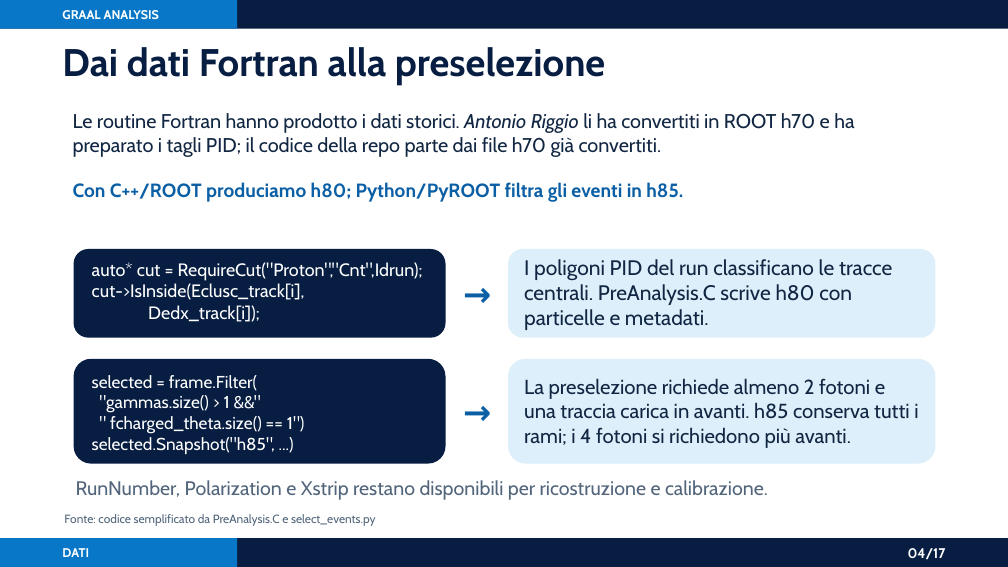
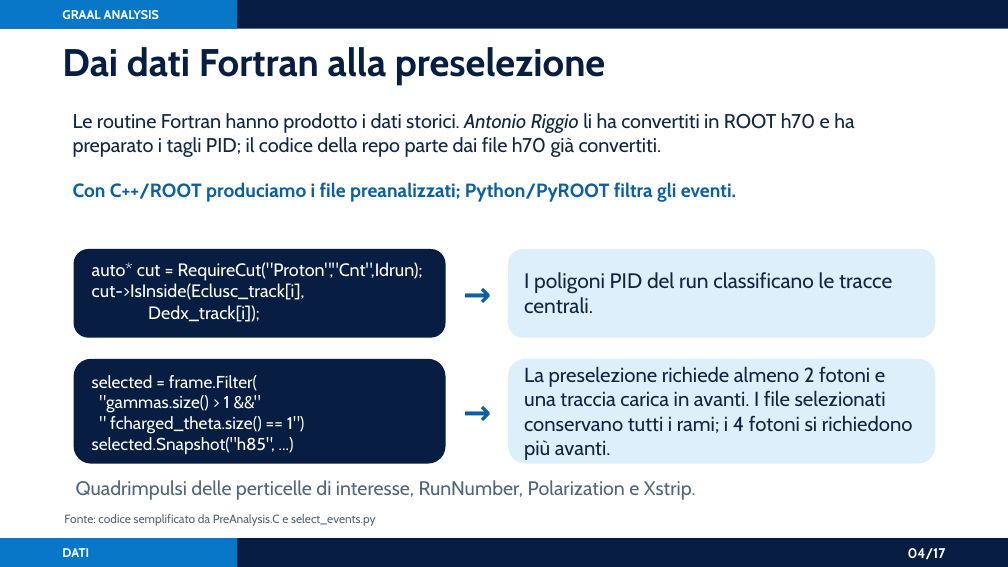
Before and after one commit to AntoninoFulci/GRAAL_Analysis, a slide deck: slide 4 of presentations/graal_analysis_framework_asimmetrie.pptx. Drawn at 1008x567 pixels with LibreOffice and Linux fonts; fonts in the diff are those of the drawing. Boxes give left, top, right and bottom in pixels: in the first picture for what was removed or moved away, otherwise in the second. Text is boxed around its words. In the diff, an @@ line names an element or a change of style, - is before the commit and + after.

```diff
--- a/presentations/graal_analysis_framework_asimmetrie.pptx
+++ b/presentations/graal_analysis_framework_asimmetrie.pptx
@@ text at <box>73,182,736,202</box>: text changed @@
-Con C++/ROOT produciamo h80; Python/PyROOT filtra gli eventi in h85.
+Con C++/ROOT produciamo i file preanalizzati; Python/PyROOT filtra gli eventi.
@@ text at <box>524,272,892,314</box>: text changed @@
-I poligoni PID del run classificano le tracce centrali. PreAnalysis.C scrive h80 con particelle e metadati.
+I poligoni PID del run classificano le tracce centrali.
@@ text at <box>524,366,913,460</box>: text changed @@
-La preselezione richiede almeno 2 fotoni e una traccia carica in avanti. h85 conserva tutti i rami; i 4 fotoni si richiedono più avanti.
+La preselezione richiede almeno 2 fotoni e una traccia carica in avanti. I file selezionati conservano tutti i rami; i 4 fotoni si richiedono più avanti.
@@ text at <box>76,480,696,500</box>: text changed @@
-RunNumber, Polarization e Xstrip restano disponibili per ricostruzione e calibrazione.
+Quadrimpulsi delle perticelle di interesse, RunNumber, Polarization e Xstrip.
```
Also in this commit, not shown: 3 other slides changed, 16 other files.
